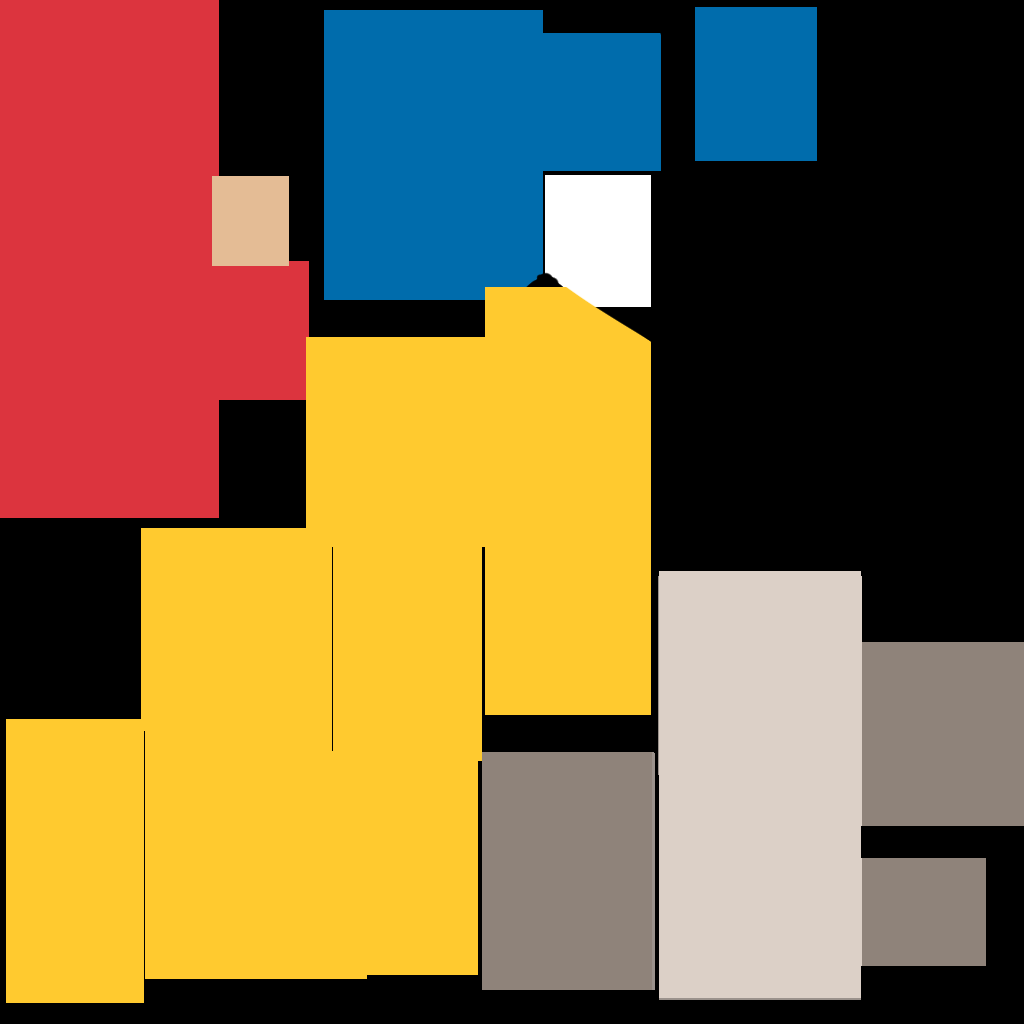
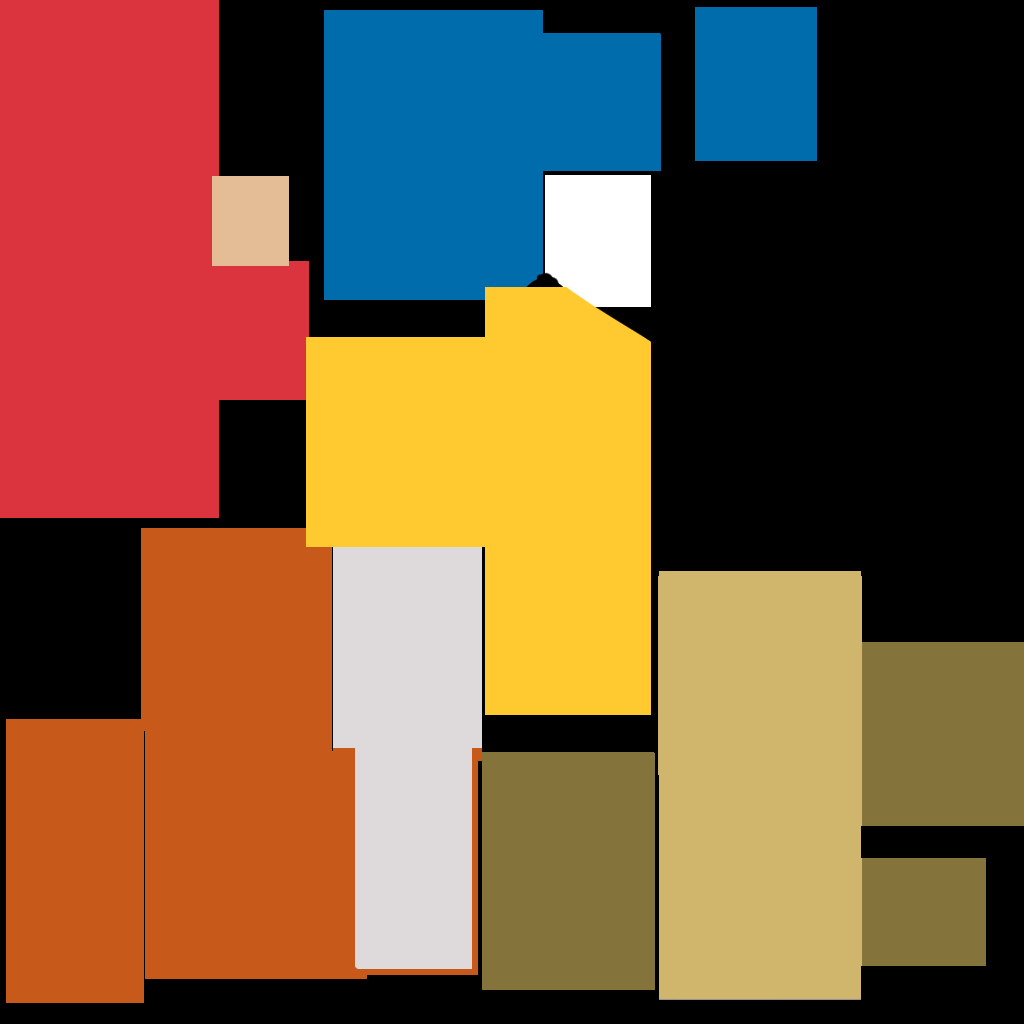
The second 1024 x 1024 image is a revision of the first. Changes to its layers:
painted on "硬幣本體" over [482, 571, 1024, 999]
painted on "肉" over [6, 528, 482, 1003]
